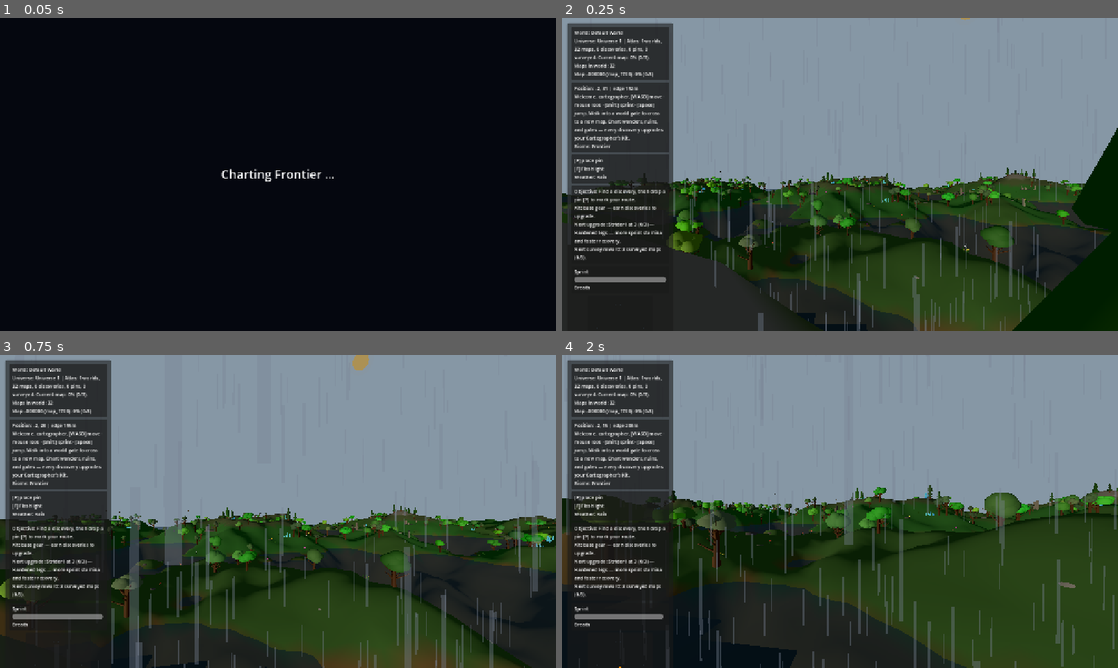
Above: before the commit, frames 1-4 (two rows, left to right).
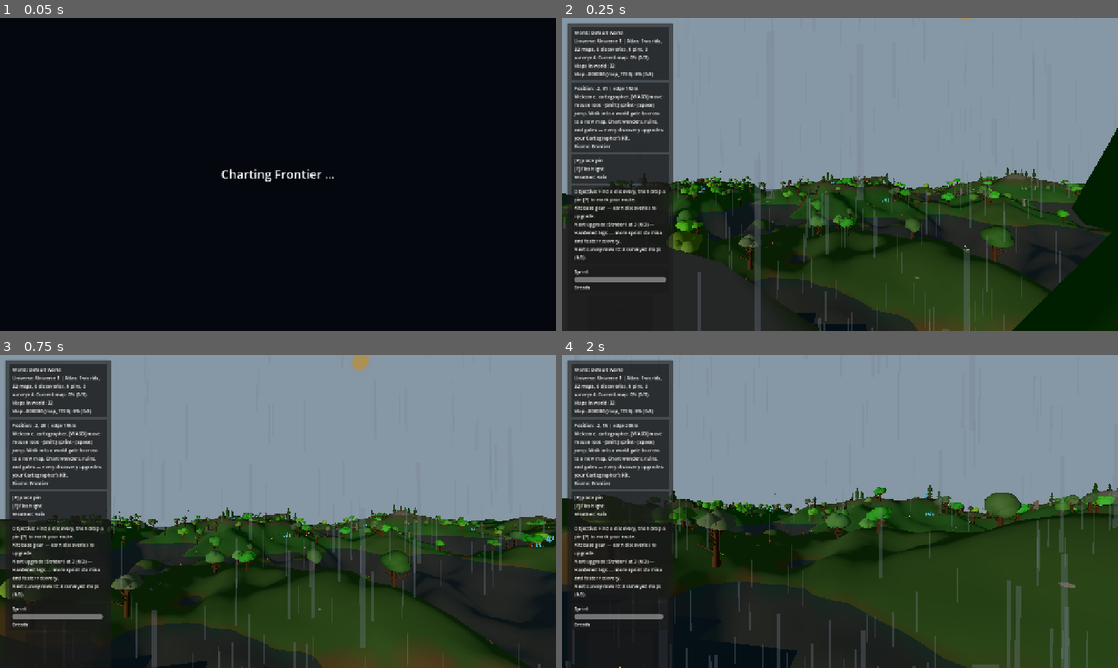
Above: after the commit, the same moments.

Repository: emkey1/Gatewalk
Game: Godot game, scene res://scenes/main.tscn
The game is run twice, just before and just after one commit, with the same random seed, the same clock (stepped at 60 frames per second) and the same inputs.
Inputs (mouse positions are in pixels of both pictures, inside the frame that each line leads up to):
- Up to frame 1 (0.05 s): no input
- Up to frame 2 (0.25 s): no input
- Up to frame 3 (0.75 s): tap Enter at 0.5 s; move the mouse to (305, 511) at 0.52 s; hold W (move_forward) from 0.53 s (still down); hold Shift (sprint) from 0.53 s (still down)
- Up to frame 4 (2 s): keep holding W (move_forward); tap Space (jump) at 0.77, 1.07, 1.52, 1.82 s; move the mouse to (812, 511) at 1.27 s; release Shift (sprint) at 1.28 s; tap E at 1.35 s

Frame 1 is identical in both runs. In frame 2, 4.9% of the frame differs, in the area x 0-96%, y 49-100%; in frame 3, 6.7%, in the area x 20-98%, y 48-100%; in frame 4, 5.9%.

Commit message:
Rain: tone down further (alpha 0.30, 2400 drops)
Playtest: still a bit intrusive after the last pass. Lower alpha 0.38->0.30
and count 3000->2400 so it reads as light rain, not a curtain.

Co-Authored-By: Claude Opus 4.8 <noreply@anthropic.com>

Diff:
--- a/scripts/factories/WeatherFactory.gd
+++ b/scripts/factories/WeatherFactory.gd
@@ -45,7 +45,7 @@
 	# far overhead. Emit instead across a TALL box that straddles eye level, in a TIGHT column
 	# right around the player, with lots of drops — so a horizontal sightline crosses dense rain
 	# too, not just a sparse slice. The column follows the player (Main._update_weather_follow).
-	particles.amount = 3000
+	particles.amount = 2400
 	particles.lifetime = 0.95
 	particles.preprocess = 0.95
 	particles.local_coords = false
@@ -69,7 +69,7 @@
 	var streak := QuadMesh.new()
 	streak.size = Vector2(0.035, 0.8)
 	var mat := StandardMaterial3D.new()
-	mat.albedo_color = Color(0.66, 0.72, 0.82, 0.38)
+	mat.albedo_color = Color(0.66, 0.72, 0.82, 0.30)
 	mat.transparency = BaseMaterial3D.TRANSPARENCY_ALPHA
 	mat.shading_mode = BaseMaterial3D.SHADING_MODE_UNSHADED
 	mat.billboard_mode = BaseMaterial3D.BILLBOARD_FIXED_Y
